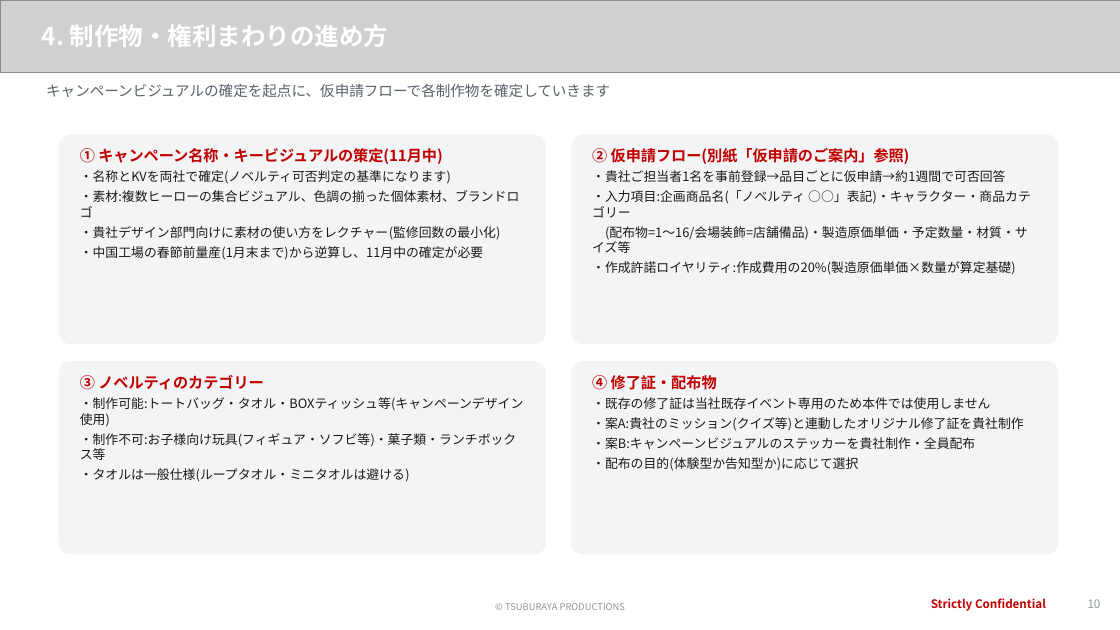
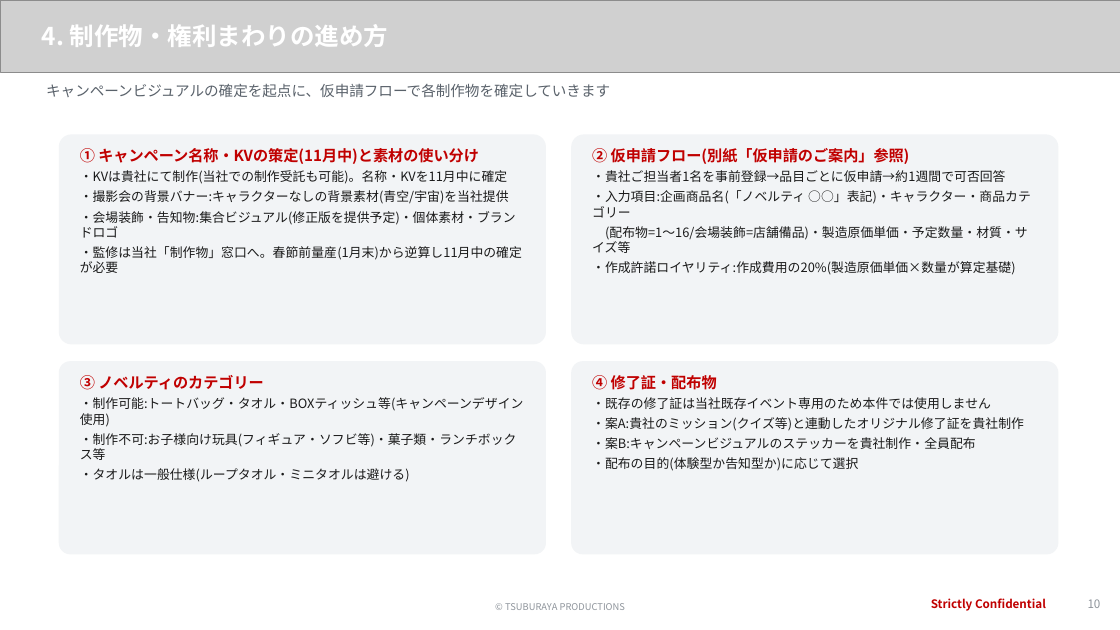
Before and after one commit to hayatoshintani-spe/kessho-lens, a slide deck: slide 10 of docs/proposals/softbank-ultraman-caravan/SB様提示用_1022ミーティング資料.pptx. Drawn at 1120x630 pixels with LibreOffice and Linux fonts; fonts in the diff are those of the drawing; grey boxes stand for pictures. Boxes give left, top, right and bottom in pixels: in the first picture for what was removed or moved away, otherwise in the second. Text is boxed around its words. In the diff, an @@ line names an element or a change of style, - is before the commit and + after.

```diff
--- a/docs/proposals/softbank-ultraman-caravan/SB様提示用_1022ミーティング資料.pptx
+++ b/docs/proposals/softbank-ultraman-caravan/SB様提示用_1022ミーティング資料.pptx
@@ text at (80, 148, 522, 262): text changed @@
-① キャンペーン名称・キービジュアルの策定(11月中)
-・名称とKVを両社で確定(ノベルティ可否判定の基準になります)
-・素材:複数ヒーローの集合ビジュアル、色調の揃った個体素材、ブランドロゴ
-・貴社デザイン部門向けに素材の使い方をレクチャー(監修回数の最小化)
-・中国工場の春節前量産(1月末まで)から逆算し、11月中の確定が必要
+① キャンペーン名称・KVの策定(11月中)と素材の使い分け
+・KVは貴社にて制作(当社での制作受託も可能)。名称・KVを11月中に確定
+・撮影会の背景バナー:キャラクターなしの背景素材(青空/宇宙)を当社提供
+・会場装飾・告知物:集合ビジュアル(修正版を提供予定)・個体素材・ブランドロゴ
+・監修は当社「制作物」窓口へ。春節前量産(1月末)から逆算し11月中の確定が必要
```
Also in this commit, not shown: 2 other files.
